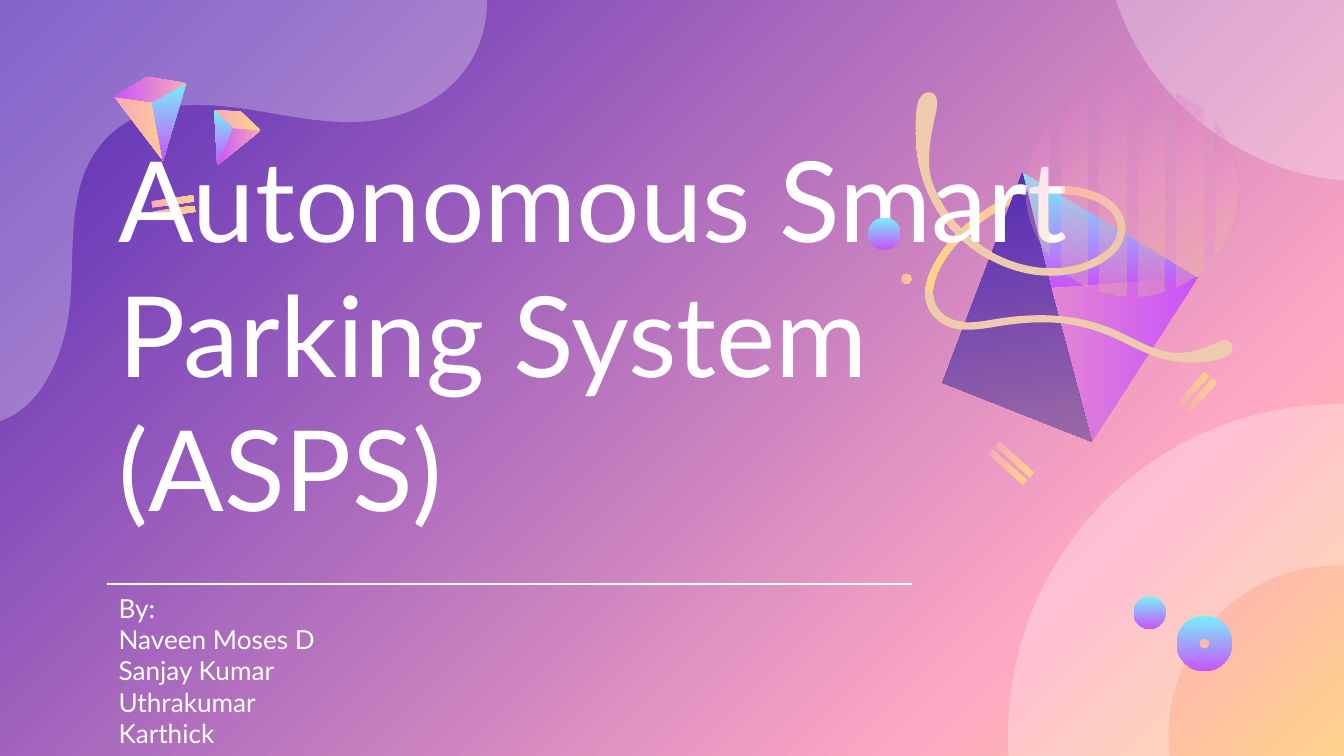
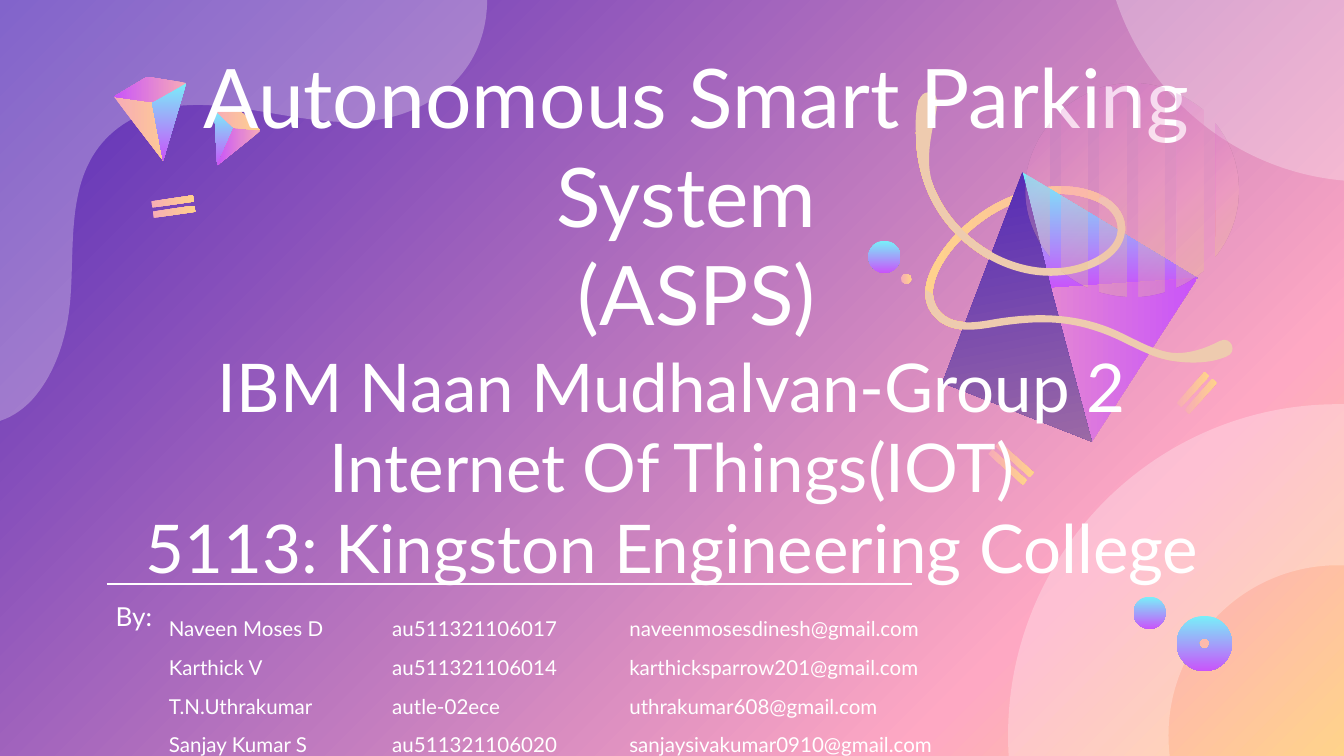
Before and after one commit to NaveenMosesDinesh/KEC_5113_Smart_Parking_System, a slide deck: slide 1 of IOT_Phase1.pptx. Drawn at 1344x756 pixels with LibreOffice and Linux fonts; fonts in the diff are those of the drawing. Boxes give left, top, right and bottom in pixels: in the first picture for what was removed or moved away, otherwise in the second. Text is boxed around its words. In the diff, an @@ line names an element or a change of style, - is before the commit and + after.

```diff
--- a/IOT_Phase1.pptx
+++ b/IOT_Phase1.pptx
@@ title "Autonomous Smart Parking System (ASPS)": place and size @@
-title "Autonomous Smart Parking System (ASPS)" at [119,145,1068,527]
+title "Autonomous Smart Parking System (ASPS)" at [203,67,1190,337]
@@ title "Autonomous Smart Parking System (ASPS)" at [203,67,1190,337]: size 60 to 44 pt; alignment left to centre @@
@@ freeform shape: place and size @@
-freeform shape at [868,218,900,250]
+freeform shape at [868,241,900,273]
@@ text added at [145,354,1198,585], 36 pt, text #FFFFFF @@
+IBM Naan Mudhalvan-Group 2
+Internet Of Things(IOT)
+5113: Kingston Engineering College
@@ subtitle "By:": place and size @@
-subtitle "By:" at [119,599,315,743]
+subtitle "By:" at [116,607,153,630]
@@ table added at [156,610,1164,756], 4 rows, 3 columns @@
+Naveen Moses D | au511321106017 | naveenmosesdinesh@gmail.com
+Karthick V | au511321106014 | karthicksparrow201@gmail.com
+T.N.Uthrakumar | autle-02ece | uthrakumar608@gmail.com
+Sanjay Kumar S | au511321106020 | sanjaysivakumar0910@gmail.com
@@ subtitle at [119,630,315,743]: paragraphs removed @@
-Naveen Moses D
-Sanjay Kumar
-Uthrakumar
-Karthick
```
